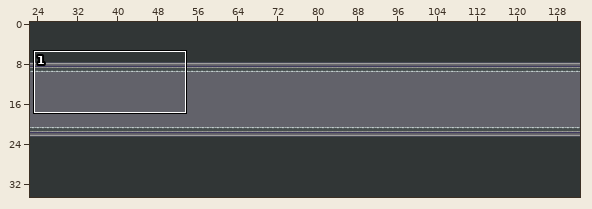
Tiled map, stored at android/assets/levels/boss1.tmx. Above, an overview of the earlier version with the close-up marked.
Close-up. Old version:
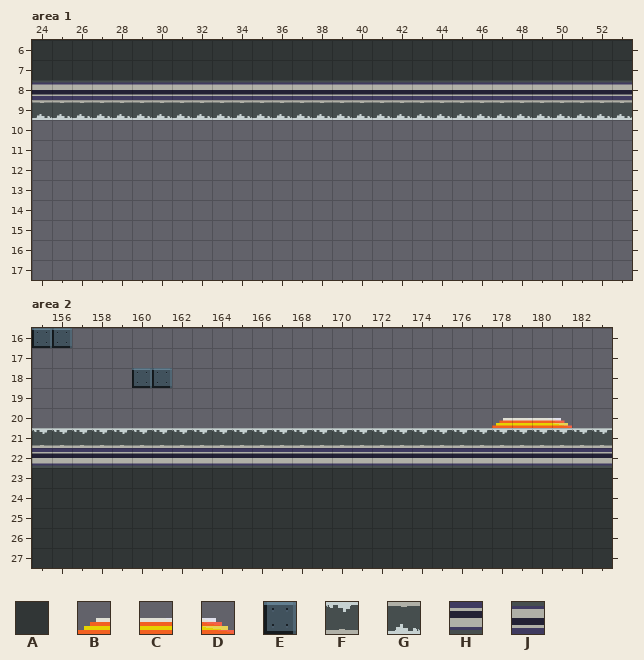
Cells are 32x32 px. Shown: area 1 x 24..53, y 6..17; area 2 x 155..183, y 16..27. The commit also changed other parts of the map, which this record leaves out.
Key: from "tileset-new": A 16, B 21, C 22, D 23, E 35 "3", F 46, G 46 turned 180, H 51, J 81.
_ is an empty cell.
Layers that did not change in this view are not listed.
Layer "Platform" before, area 1, first column x 24:
 6 AAAAAAAAAAAAAAAAAAAAAAAAAAAAAA
 7 AAAAAAAAAAAAAAAAAAAAAAAAAAAAAA
 8 JJJJJJJJJJJJJJJJJJJJJJJJJJJJJJ
 9 GGGGGGGGGGGGGGGGGGGGGGGGGGGGGG
10 ______________________________
11 ______________________________
12 ______________________________
13 ______________________________
14 ______________________________
15 ______________________________
16 ______________________________
17 ______________________________
Layer "Platform" before, area 2, first column x 155:
16 EE___________________________
17 _____________________________
18 _____EE______________________
19 _____________________________
20 _____________________________
21 FFFFFFFFFFFFFFFFFFFFFFFFFFFFF
22 HHHHHHHHHHHHHHHHHHHHHHHHHHHHH
23 AAAAAAAAAAAAAAAAAAAAAAAAAAAAA
24 AAAAAAAAAAAAAAAAAAAAAAAAAAAAA
25 AAAAAAAAAAAAAAAAAAAAAAAAAAAAA
26 AAAAAAAAAAAAAAAAAAAAAAAAAAAAA
27 AAAAAAAAAAAAAAAAAAAAAAAAAAAAA
Once edited:
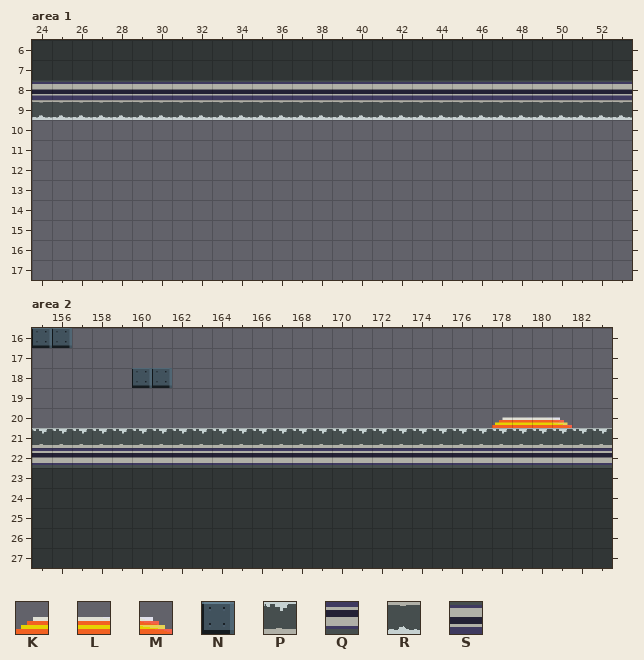
Further tiles: from "tileset": K 22, L 23, M 24, N 37, P 49, Q 54, R 81, S 86.
Difference:
Layer "Platform", area 1:
Tile G gives way to tile R in row 9 at x 24 to 53.
Tile J gives way to tile S in row 8 at x 24 to 53.
Layer "Platform", area 2:
Tile E gives way to tile N in row 16 at x 155 to 156; in row 18 at x 160 to 161.
Tile F gives way to tile P in row 21 at x 155 to 183.
Tile H gives way to tile Q in row 22 at x 155 to 183.
Layer "Portal", area 2:
Tile B gives way to tile K in row 20 at x 178.
Tile C gives way to tile L in row 20 at x 179 to 180.
Tile D gives way to tile M in row 20 at x 181.
Where, in picture pixels (left, top, right, bottom), the same in both close-ups:
changed: (32, 82, 632, 118)
changed: (32, 328, 72, 348)
changed: (132, 368, 172, 388)
changed: (32, 417, 612, 466)
